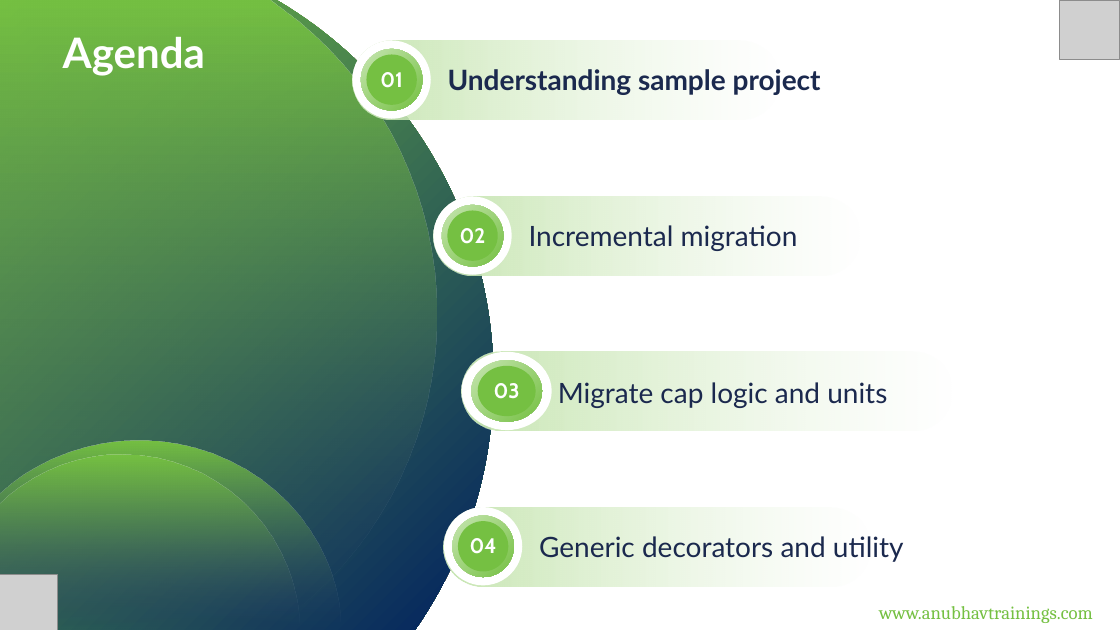
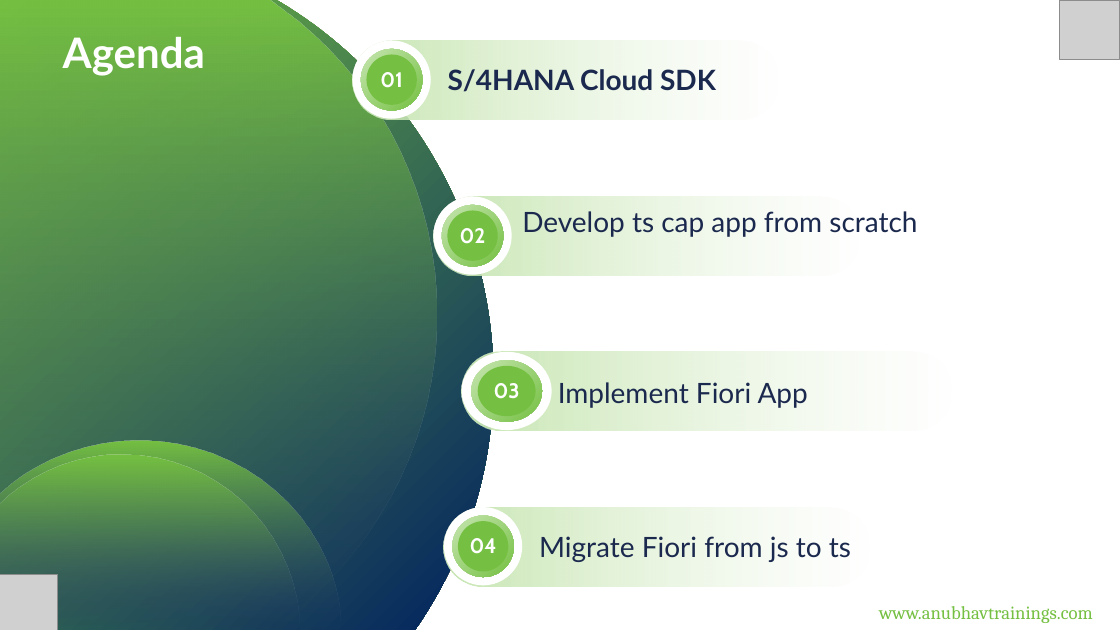
Before and after one commit to soyuztechnologies/typescript_training_capm, a slide deck: slide 3 of Day 3/DAY-3.pptx. Drawn at 1120x630 pixels with LibreOffice and Linux fonts; fonts in the diff are those of the drawing; grey boxes stand for pictures. Boxes give left, top, right and bottom in pixels: in the first picture for what was removed or moved away, otherwise in the second. Text is boxed around its words. In the diff, an @@ line names an element or a change of style, - is before the commit and + after.

```diff
--- a/Day 3/DAY-3.pptx
+++ b/Day 3/DAY-3.pptx
@@ text at box(448, 69, 716, 92): text changed @@
-Understanding sample project
+S/4HANA Cloud SDK
@@ text at box(522, 211, 917, 237): text changed @@
-Incremental migration
+Develop ts cap app from scratch
@@ text at box(558, 382, 808, 408): text changed @@
-Migrate cap logic and units
+Implement Fiori App
@@ text at box(539, 536, 851, 562): text changed @@
-Generic decorators and utility
+Migrate Fiori from js to ts
```
Also in this commit, not shown: 72 slides added, 4 slides removed, 2 other files.
